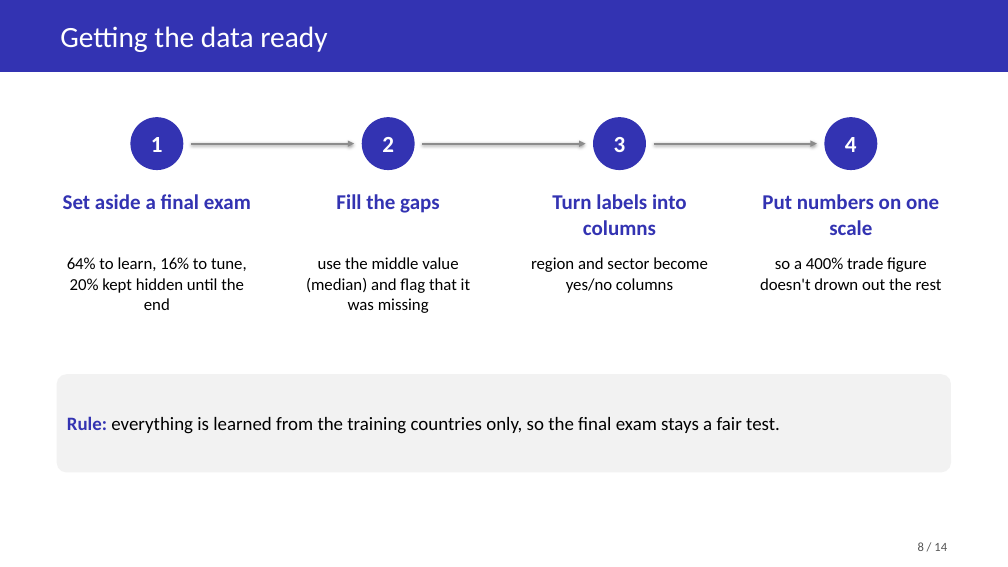
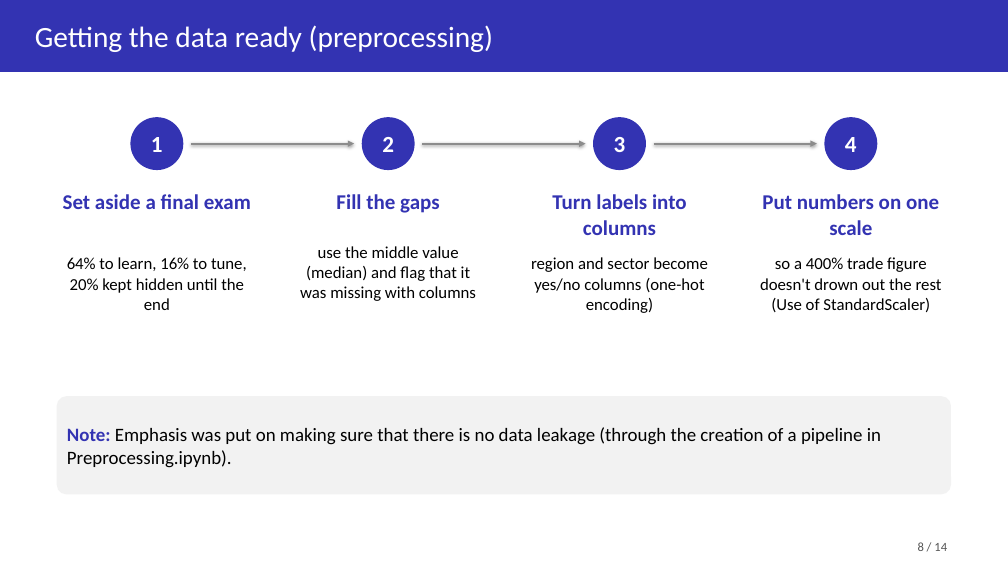
Before and after one commit to Soemon007/DS203_GroupProject, a slide deck: slide 8 of deliverables/DS203_Slides.pptx. Drawn at 1008x567 pixels with LibreOffice and Linux fonts; fonts in the diff are those of the drawing. Boxes give left, top, right and bottom in pixels: in the first picture for what was removed or moved away, otherwise in the second. Text is boxed around its words. In the diff, an @@ line names an element or a change of style, - is before the commit and + after.

```diff
--- a/deliverables/DS203_Slides.pptx
+++ b/deliverables/DS203_Slides.pptx
@@ text at [35, 25, 493, 52]: text changed @@
-Getting the data ready
+Getting the data ready (preprocessing)
@@ text at [300, 246, 476, 301]: text changed @@
-use the middle value (median) and flag that it was missing
+use the middle value (median) and flag that it was missing with columns
@@ text at [531, 257, 708, 313]: text changed @@
-region and sector become yes/no columns
+region and sector become yes/no columns (one-hot encoding)
@@ text at [760, 257, 942, 312]: text changed @@
-so a 400% trade figure doesn't drown out the rest
+so a 400% trade figure doesn't drown out the rest (Use of StandardScaler)
@@ rounded rectangle "Note: Emphasis was put on ...": place and size @@
-rounded rectangle "Note: Emphasis was put on ..." at [57, 374, 951, 473]
+rounded rectangle "Note: Emphasis was put on ..." at [57, 396, 951, 495]
@@ text in rounded rectangle at [67, 427, 881, 468]: text changed @@
-Rule: everything is learned from the training countries only, so the final exam stays a fair test.
+Note: Emphasis was put on making sure that there is no data leakage (through the creation of a pipeline in Preprocessing.ipynb).
```
Also in this commit, not shown: 6 other slides changed, 1 slide added, 1 slide removed.
